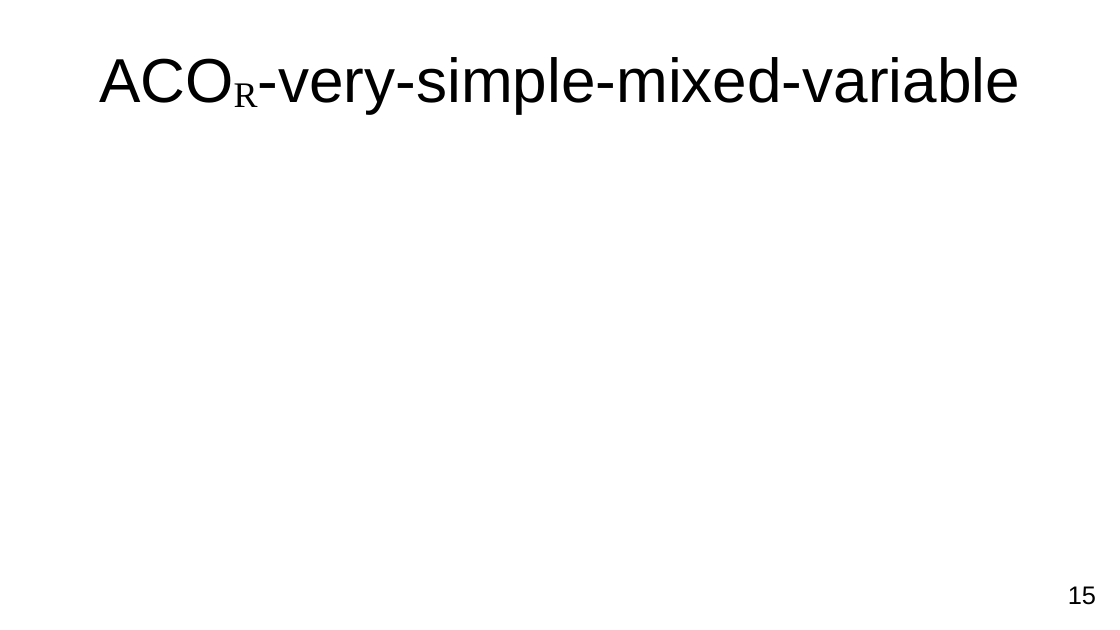
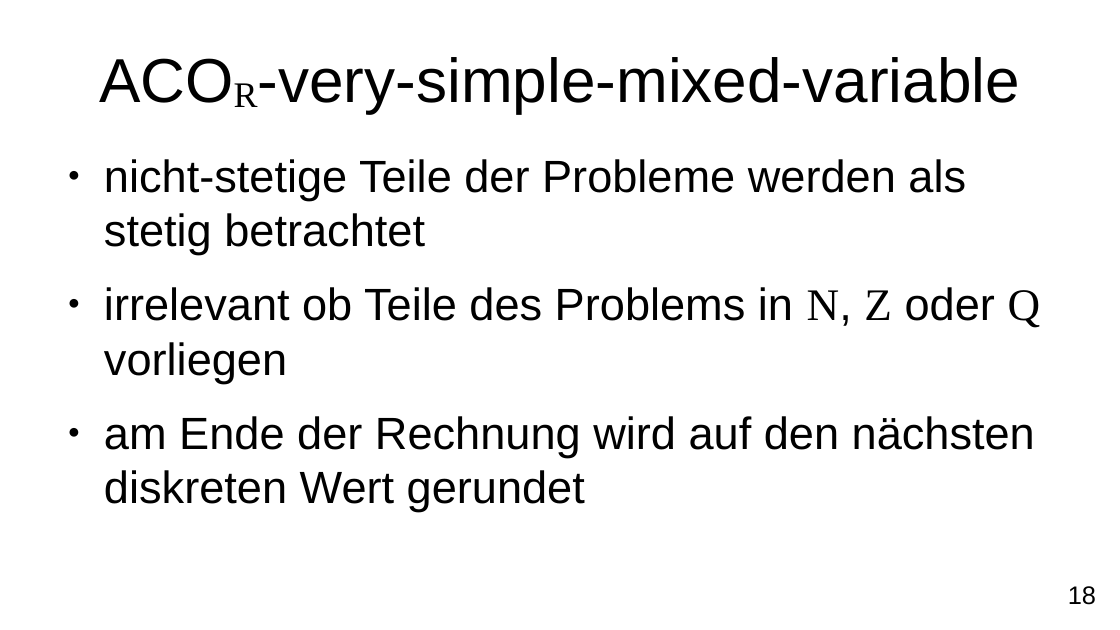
Before and after one commit to FXJackAll/Masterarbeit_Code, a slide deck: slide 18 of Masterarbeit_Verteidigung/Masterarbeit_Verteidigung.odp (slide 15 before the commit). Drawn at 1120x630 pixels with LibreOffice and Linux fonts; fonts in the diff are those of the drawing; background and template pictures are left out. Boxes give left, top, right and bottom in pixels: in the first picture for what was removed or moved away, otherwise in the second. Text is boxed around its words. In the diff, an @@ line names an element or a change of style, - is before the commit and + after.

```diff
--- a/Masterarbeit_Verteidigung/Masterarbeit_Verteidigung.odp
+++ b/Masterarbeit_Verteidigung/Masterarbeit_Verteidigung.odp
@@ text added at [104,159,1041,512], 32 pt, text #000000 @@
+● nicht-stetige Teile der Probleme werden als stetig betrachtet
+● irrelevant ob Teile des Problems in N, Z oder Q vorliegen
+● am Ende der Rechnung wird auf den nächsten diskreten Wert gerundet
@@ page number at [1068,586,1096,605]: text changed @@
-15
+18
```
Also in this commit, not shown: 9 other slides changed, 13 slides added, 4 slides removed, 8 other files.
